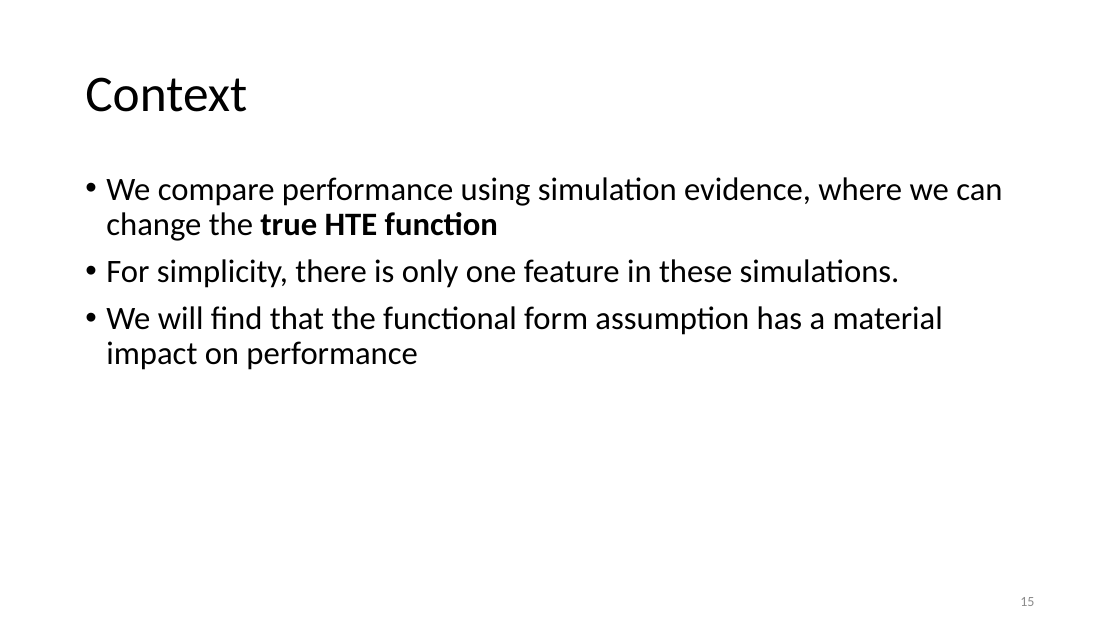
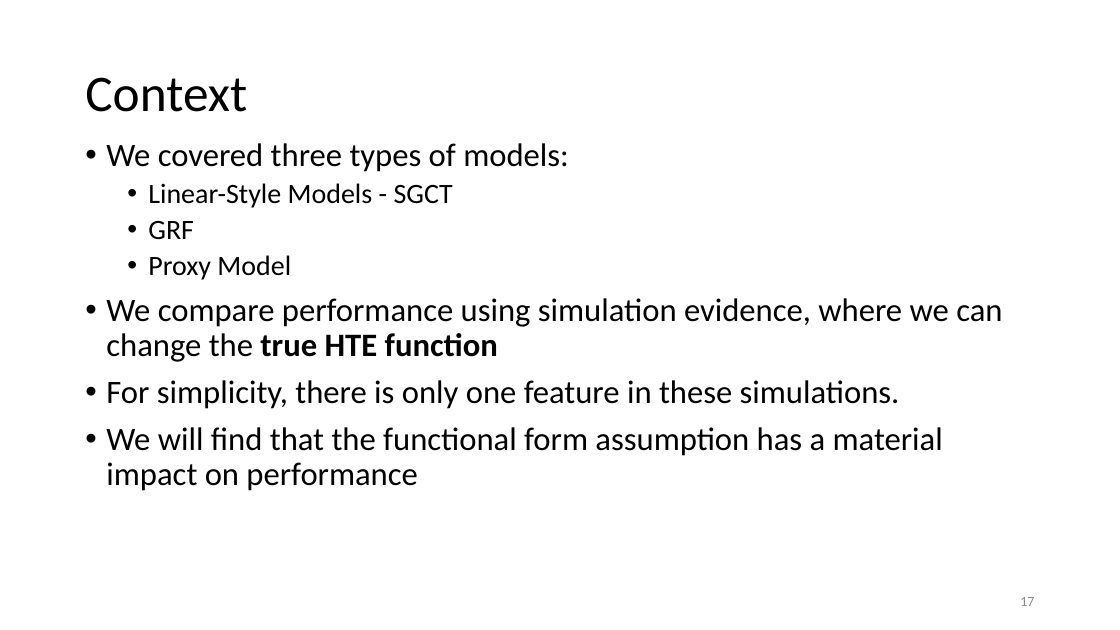
Before and after one commit to shoepaladin/causalinference_crashcourse, a slide deck: slide 17 of Powerpoints/5 HTE Models (shortened).pptx (slide 15 before the commit). Drawn at 1120x630 pixels with LibreOffice and Linux fonts; fonts in the diff are those of the drawing. Boxes give left, top, right and bottom in pixels: in the first picture for what was removed or moved away, otherwise in the second. Text is boxed around its words. In the diff, an @@ line names an element or a change of style, - is before the commit and + after.

Commit message:
SC support and other
Working on supporting synthetic control, creating additional examples for ML vs causal models, and trimming.

```diff
--- a/Powerpoints/5 HTE Models (shortened).pptx
+++ b/Powerpoints/5 HTE Models (shortened).pptx
@@ text "We covered three types of ...": place and size @@
-text "We covered three types of ..." at (106, 177, 1002, 370)
+text "We covered three types of ..." at (106, 143, 1002, 491)
@@ text at (106, 143, 569, 280): paragraphs added @@
+• We covered three types of models:
+  • Linear-Style Models - SGCT
+  • GRF
+  • Proxy Model
@@ page number at (1020, 597, 1034, 606): text changed @@
-15
+17
```
Also in this commit, not shown: 11 other slides changed, 4 slides added, 1 slide removed, 5 other files.
